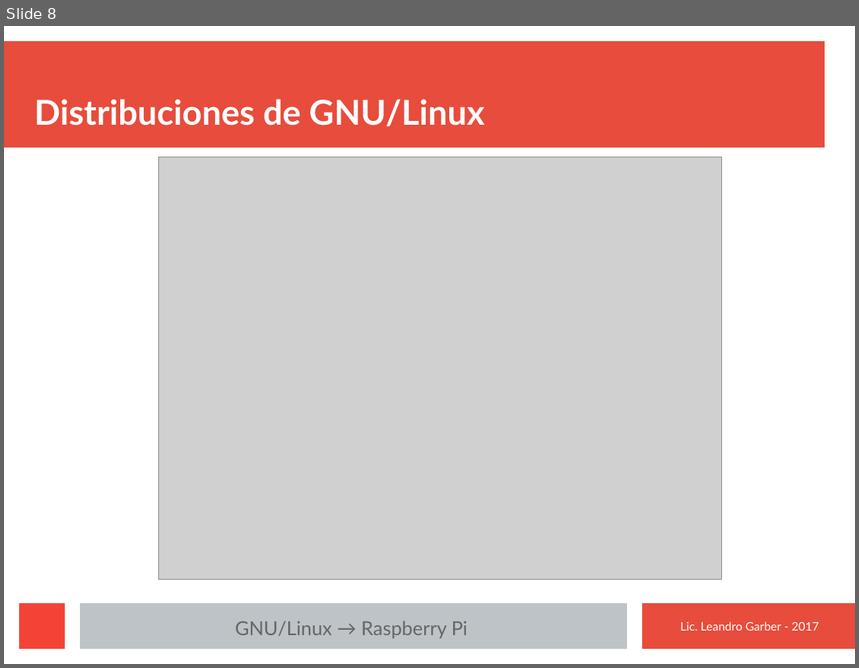
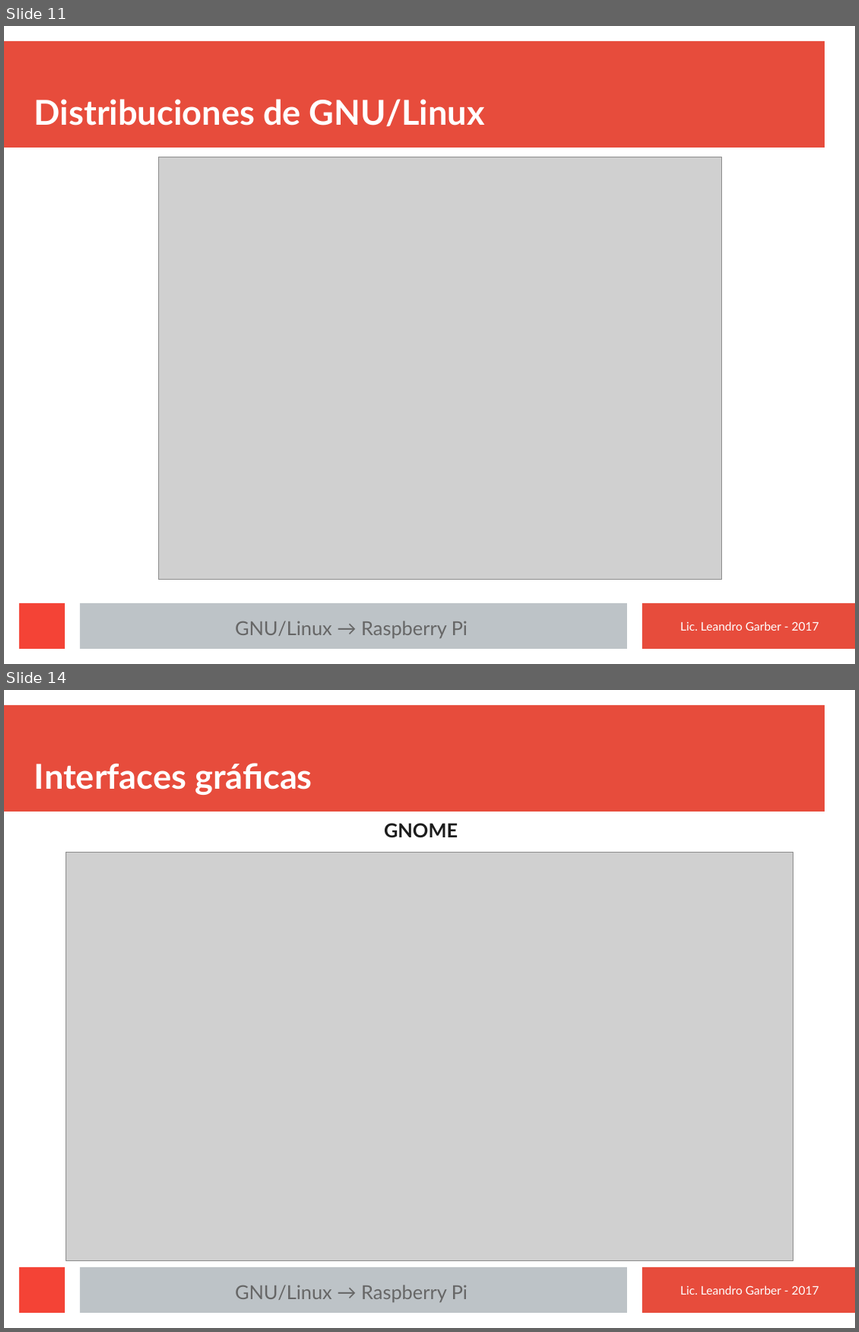
Before and after one commit to macramole/cursoLinux, a slide deck: presentaciones/1-Introduccion.odp. Shown one above the other, each under a label of ours: slide 8 before the commit, slides 11 and 14 after it; the slides between them are not shown. The pictures are 859x668 and 859x1332 pixels, drawn with LibreOffice and Linux fonts; fonts in the diff are those of the drawing; grey boxes stand for pictures. Boxes give left, top, right and bottom in pixels: in the first picture for what was removed or moved away, otherwise in the second. Text is boxed around its words. In the diff, an @@ line names an element or a change of style, - is before the commit and + after.

```diff
--- a/presentaciones/1-Introduccion.odp
+++ b/presentaciones/1-Introduccion.odp
@@ slide 14 added at <box>4,690,855,1328</box>, background #FFFFFF; not listed: 4 template elements that a slide beside it also shows @@
@@ title added at <box>34,763,313,795</box>, 32 pt, text #FFFFFF, bold @@
+Interfaces gráficas
@@ text added at <box>384,823,458,838</box>, 18 pt, text #1C1C1C, bold @@
+GNOME
@@ picture added at <box>66,852,794,1262</box> @@
@@ text added at <box>235,1285,468,1303</box>, 18 pt, text #666666 @@
+GNU/Linux → Raspberry Pi
@@ text added at <box>680,1286,819,1295</box>, 11 pt, text #FFFFFF @@
+Lic. Leandro Garber - 2017
@@ what was slide 8 is now slide 11 @@
```
Also in this commit, not shown: 1 slide changed, 9 other slides added, 9 other files.
